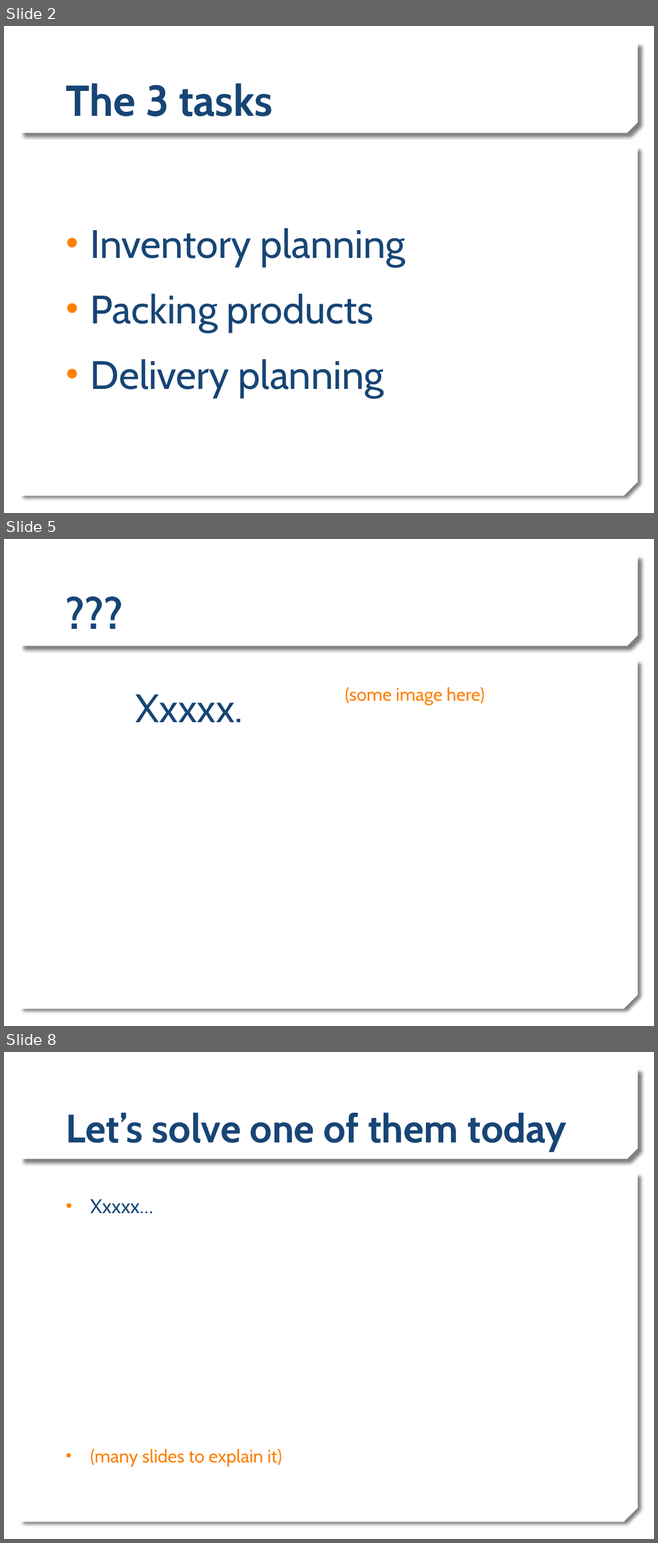
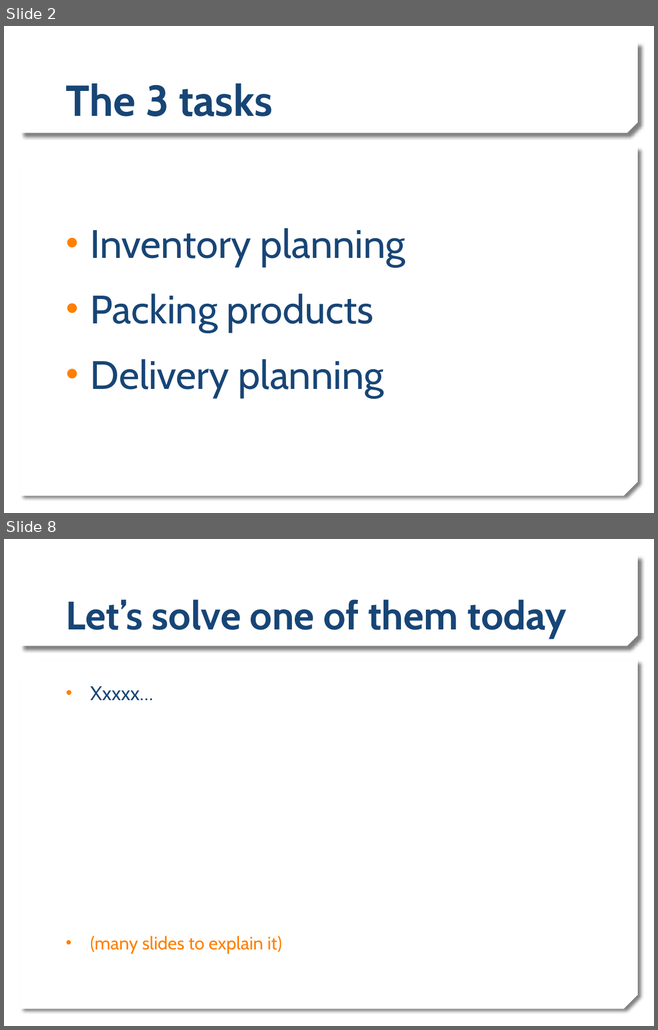
Before and after one commit to rirypheng/dynamic-programming, a slide deck: DP - Warehouse Problem.pptx. Shown one above the other, each under a label of ours: slides 2, 5 and 8 before the commit, slides 2 and 8 after it; the slides between them are not shown. The pictures are 658x1543 and 658x1030 pixels, drawn with LibreOffice and Linux fonts; fonts in the diff are those of the drawing; background and template pictures are left out. Boxes give left, top, right and bottom in pixels: in the first picture for what was removed or moved away, otherwise in the second. Text is boxed around its words. In the diff, an @@ line names an element or a change of style, - is before the commit and + after.

```diff
--- a/DP - Warehouse Problem.pptx
+++ b/DP - Warehouse Problem.pptx
@@ slide 5 removed at (4,539,654,1026), background picture (left out); not listed: 2 template elements that a slide beside it also shows @@
@@ title removed at (59,560,598,641) @@
-???
@@ text removed at (136,694,243,722) @@
-Xxxxx.
@@ text removed at (345,687,485,705) @@
-(some image here)
```
Also in this commit, not shown: 4 slides changed, 1 slide added.
